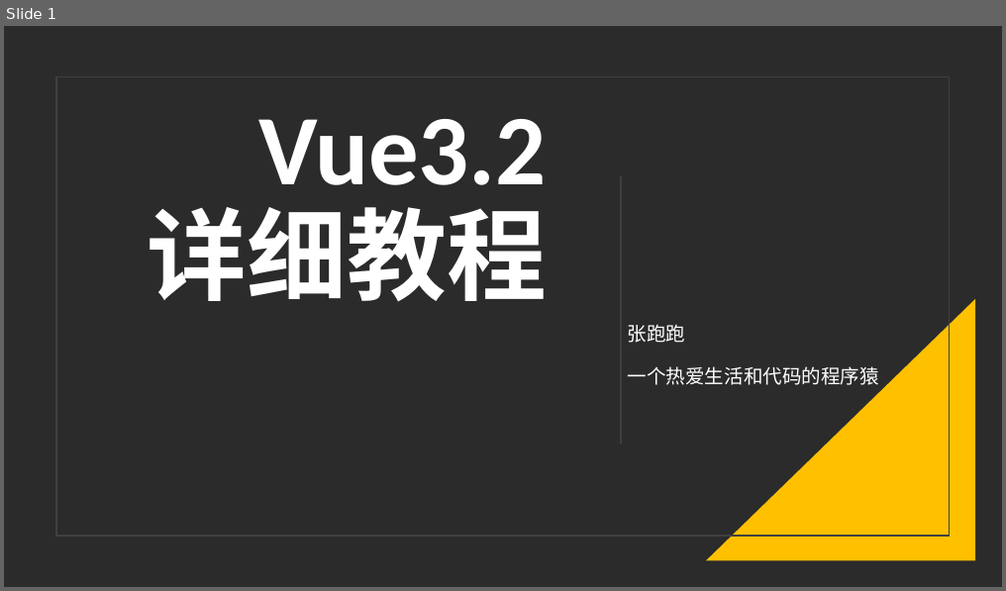
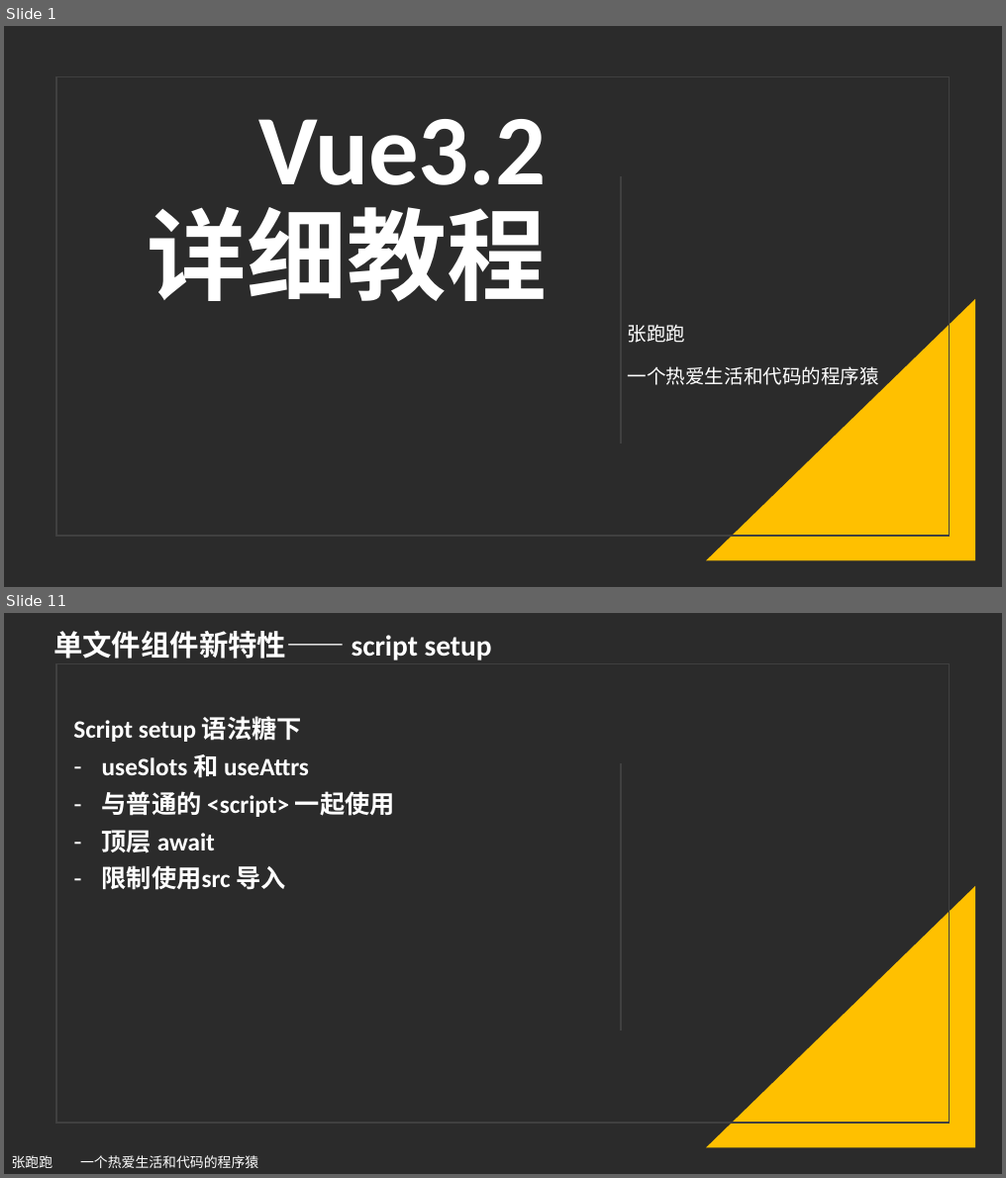
Before and after one commit to iyuangang/web-study-record, a slide deck: Vue/Vue3.2-released/vue3.2详细教程.pptx. Shown one above the other, each under a label of ours: slide 1 before the commit, slides 1 and 11 after it; the slides between them are not shown. The pictures are 1006x591 and 1006x1178 pixels, drawn with LibreOffice and Linux fonts; fonts in the diff are those of the drawing; background and template pictures are left out; a plain dark background stands for a picture behind light text. Boxes give left, top, right and bottom in pixels: in the first picture for what was removed or moved away, otherwise in the second. Text is boxed around its words. In the diff, an @@ line names an element or a change of style, - is before the commit and + after.

```diff
--- a/Vue/Vue3.2-released/vue3.2详细教程.pptx
+++ b/Vue/Vue3.2-released/vue3.2详细教程.pptx
@@ slide 11 added at (4, 613, 1002, 1174), background picture (left out) @@
@@ rectangle added at (4, 613, 1002, 1174), fill #FFFFFF @@
@@ text added at (54, 631, 492, 661), 28 pt, text #FFFFFF, bold @@
+单文件组件新特性—— script setup
@@ rectangle added at (56, 663, 949, 1123), outline #404040 1.5 pt @@
@@ subtitle added at (73, 716, 395, 890), 24 pt, text #FFFFFF, bold @@
+Script setup 语法糖下
+– useSlots 和 useAttrs
+– 与普通的 <script> 一起使用
+– 顶层 await
+– 限制使用src 导入
@@ line added from (621, 765) to (621, 1030), #404040 1.5 pt @@
@@ right triangle added at (706, 886, 976, 1149), fill #FFC000 @@
@@ text added at (12, 1156, 258, 1168), 13.2 pt, text #FFFFFF @@
+张跑跑 一个热爱生活和代码的程序猿
```
Also in this commit, not shown: 8 slides changed, 8 other slides added, 9 other files.
